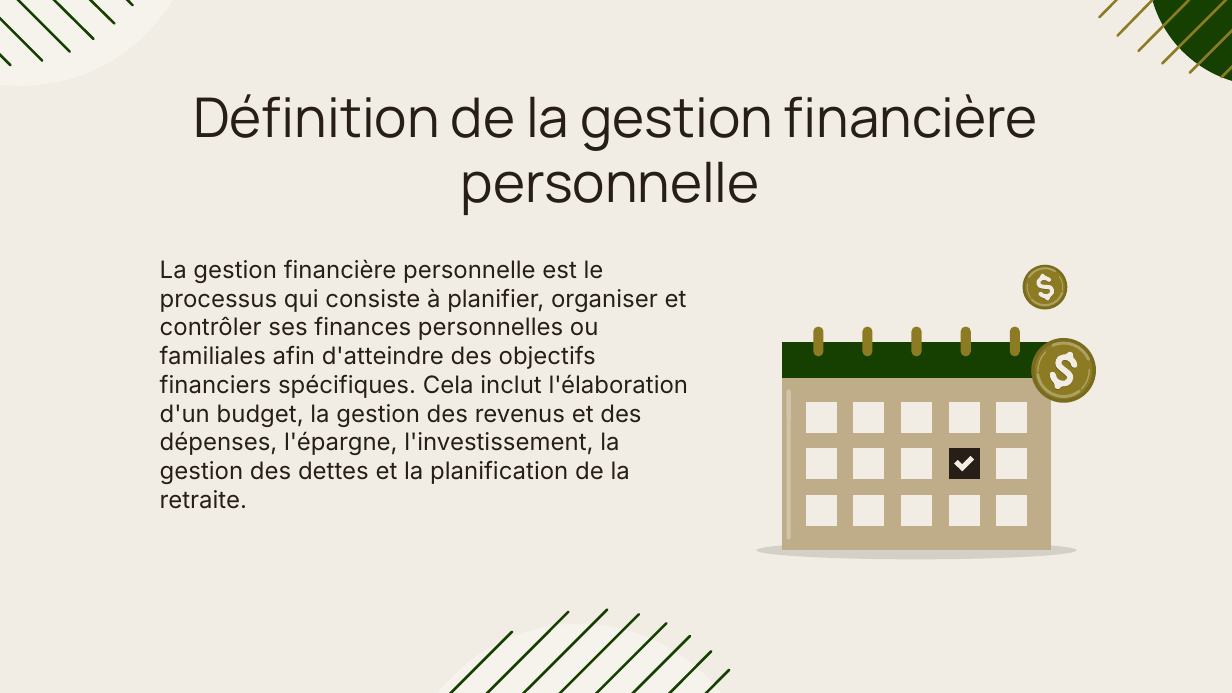
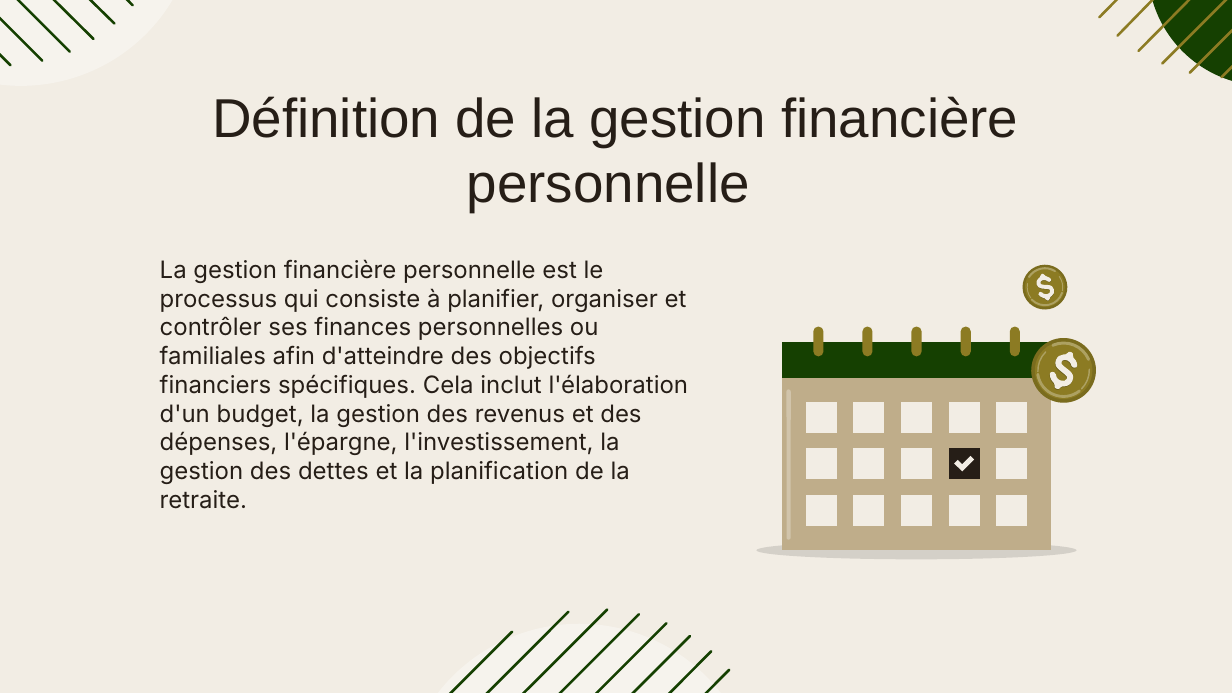
Before and after one commit to jaaysus/SoftSkillsPresentation, a slide deck: slide 2 of final.pptx. Drawn at 1232x693 pixels with LibreOffice and Linux fonts; fonts in the diff are those of the drawing. Boxes give left, top, right and bottom in pixels: in the first picture for what was removed or moved away, otherwise in the second. Text is boxed around its words. In the diff, an @@ line names an element or a change of style, - is before the commit and + after.

Commit message:
final eh

```diff
--- a/final.pptx
+++ b/final.pptx
@@ title "Définition de la gestion financière ..." at (x1=212, y1=96, x2=1018, y2=212): font Manrope to Arial @@
```
Also in this commit, not shown: 2 slides added.
